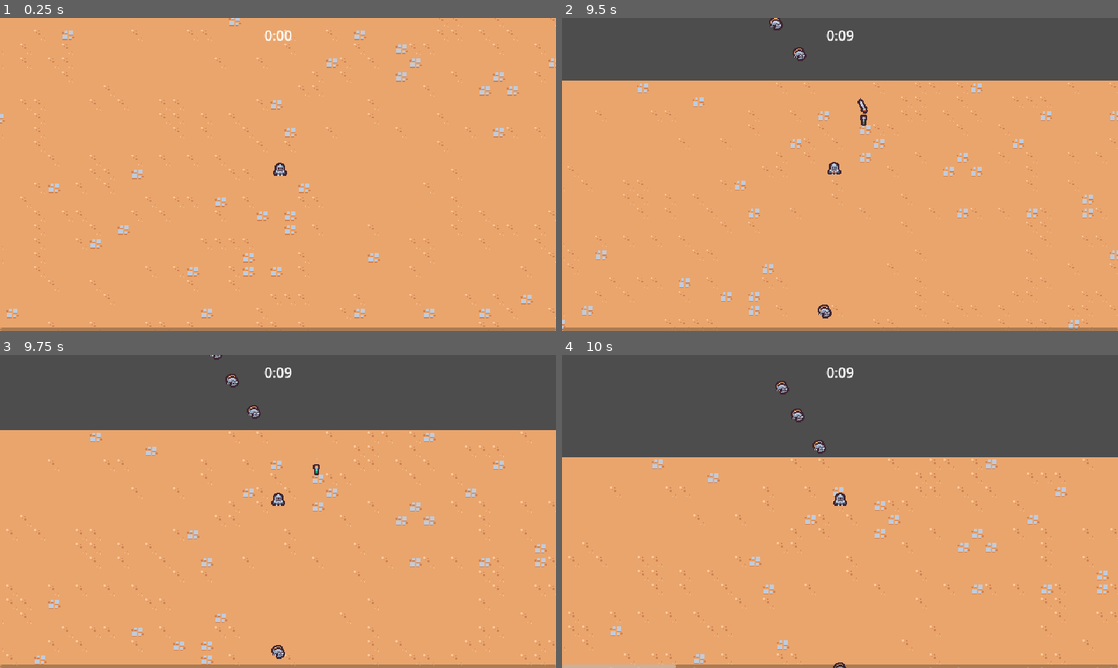
Above: before the commit, frames 1-4 (two rows, left to right).
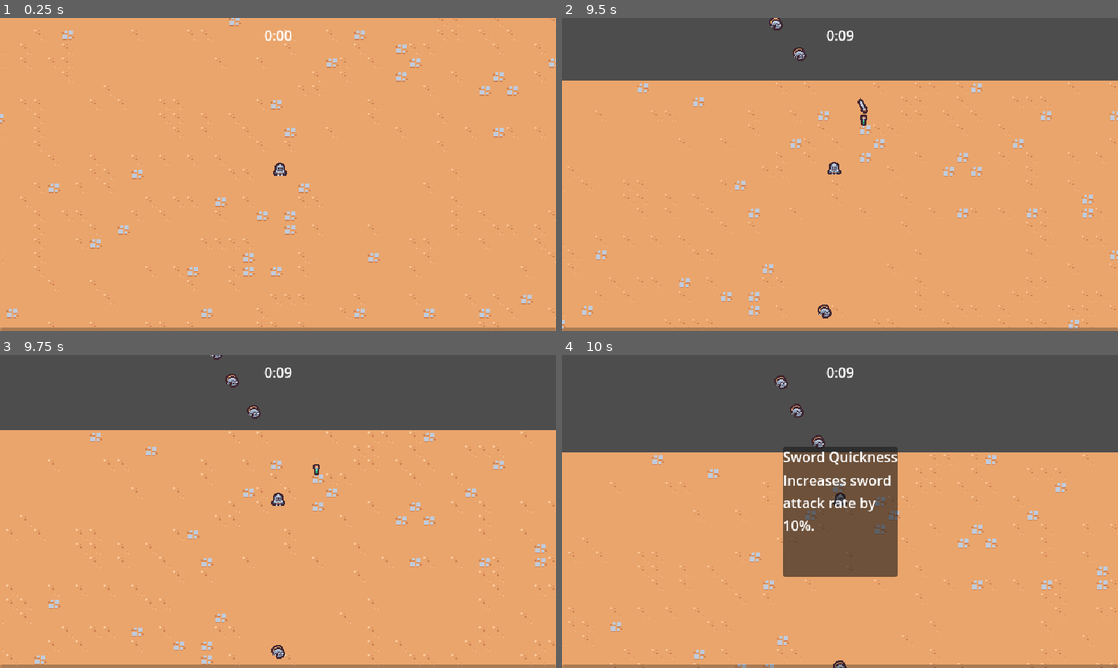
Above: after the commit, the same moments.

Repository: MumAroi/learn-2d-godot
Game: Godot game, scene res://scenes/main/main.tscn
Same seed, same stepped clock (60 frames per second), same inputs: the game is played once before the commit and once after it.
Inputs:
- Up to frame 1 (0.25 s): no input
- Up to frame 2 (9.5 s): hold W (move_up) 0.53-2.03 s; hold A (move_left) 2.03-3.53 s; hold S (move_down) 3.53-4.28 s; hold D (move_right) 4.28-5.03 s; hold W (move_up) 5.03-5.78 s; hold D (move_right) 5.78-8.03 s; hold S (move_down) 8.03-8.78 s; hold A (move_left) from 8.78 s (still down)
- Up to frame 3 (9.75 s): release A (move_left) at 9.53 s; hold W (move_up) from 9.53 s (still down)
- Up to frame 4 (10 s): keep holding W (move_up)

Frames 1-3 are identical in both runs. In frame 4, 12% of the frame differs, in the area x 0-100%, y 6-100%.

Commit message:
✨ feat: ability scene

Diff:
--- a/resources/upgrades/sword_rate.tres
+++ b/resources/upgrades/sword_rate.tres
@@ -1,3 +1,9 @@
-[gd_resource type="Resource" format=3 uid="uid://bybs3l3b5yrwg"]
+[gd_resource type="Resource" script_class="AbilityUpgrade" load_steps=2 format=3 uid="uid://bybs3l3b5yrwg"]
+
+[ext_resource type="Script" path="res://resources/upgrades/ability_upgrade.gd" id="1_lyr3t"]
 
 [resource]
+script = ExtResource("1_lyr3t")
+id = "sword_rate"
+name = "Sword Quickness"
+description = "Increases sword attack rate by 10%."
--- a/scenes/manager/experience_manager.gd
+++ b/scenes/manager/experience_manager.gd
@@ -7,7 +7,7 @@
 
 var current_experience = 0
 var current_level = 1
-var target_experience = 5
+var target_experience = 1
 
 func _ready() -> void:
 	GameEvents.experience_vial_colleted.connect(on_experience_vial_collected)
--- a/scenes/manager/upgrade_manager.gd
+++ b/scenes/manager/upgrade_manager.gd
@@ -2,6 +2,7 @@
 
 @export var upgrade_pool: Array[AbilityUpgrade]
 @export var experience_manager: Node
+@export var upgrade_screen_scene: PackedScene
 
 var current_upgrades = {}
 
@@ -13,13 +14,16 @@
 	if chosen_upgrade == null:
 		return
 
-	var has_upgrade = current_upgrades.has(chosen_upgrade.id)
+	var upgrade_screen_instance = upgrade_screen_scene.instantiate()
+	add_child(upgrade_screen_instance)
+	upgrade_screen_instance.set_ability_upgrades([chosen_upgrade] as Array[AbilityUpgrade])
+
+func apply_upgrade(upgrade: AbilityUpgrade):
+	var has_upgrade = current_upgrades.has(upgrade.id)
 	if !has_upgrade:
-		current_upgrades[chosen_upgrade.id] = {
-			"resource": chosen_upgrade,
+		current_upgrades[upgrade.id] = {
+			"resource": upgrade,
 			"quantity": 1
 		}
 	else:
-		current_upgrades[chosen_upgrade.id]["quantity"] += 1
-
-	print(current_upgrades)
+		current_upgrades[upgrade.id]["quantity"] += 1
--- a/scenes/manager/upgrade_manager.tscn
+++ b/scenes/manager/upgrade_manager.tscn
@@ -1,9 +1,11 @@
-[gd_scene load_steps=4 format=3 uid="uid://hm2gaab4yjl3"]
+[gd_scene load_steps=5 format=3 uid="uid://hm2gaab4yjl3"]
 
 [ext_resource type="Script" path="res://scenes/manager/upgrade_manager.gd" id="1_ev4wu"]
 [ext_resource type="Script" path="res://resources/upgrades/ability_upgrade.gd" id="2_xmgeu"]
 [ext_resource type="Resource" uid="uid://bybs3l3b5yrwg" path="res://resources/upgrades/sword_rate.tres" id="3_c3020"]
+[ext_resource type="PackedScene" uid="uid://cnlgps7aha6aw" path="res://scenes/ui/upgrade_screen.tscn" id="4_u5d8d"]
 
 [node name="UpgradeManager" type="Node"]
 script = ExtResource("1_ev4wu")
 upgrade_pool = Array[ExtResource("2_xmgeu")]([ExtResource("3_c3020")])
+upgrade_screen_scene = ExtResource("4_u5d8d")
--- /dev/null
+++ b/scenes/ui/ability_upgrade_card.gd
@@ -0,0 +1,8 @@
+extends PanelContainer
+
+@onready var name_label: Label = $%NameLabel
+@onready var description_label: Label = $%DescriptLabel
+
+func set_ability_upgrade(upgrade: AbilityUpgrade):
+	name_label.text = upgrade.name
+	description_label.text = upgrade.description
--- /dev/null
+++ b/scenes/ui/ability_upgrade_card.tscn
@@ -0,0 +1,21 @@
+[gd_scene load_steps=2 format=3 uid="uid://dqluakgk8h311"]
+
+[ext_resource type="Script" path="res://scenes/ui/ability_upgrade_card.gd" id="1_gy17x"]
+
+[node name="AbilityUpgradeCard" type="PanelContainer"]
+custom_minimum_size = Vector2(120, 150)
+script = ExtResource("1_gy17x")
+
+[node name="VBoxContainer" type="VBoxContainer" parent="."]
+layout_mode = 2
+
+[node name="NameLabel" type="Label" parent="VBoxContainer"]
+unique_name_in_owner = true
+layout_mode = 2
+text = "Test Name"
+
+[node name="DescriptLabel" type="Label" parent="VBoxContainer"]
+unique_name_in_owner = true
+layout_mode = 2
+text = "Write some description here  as you writre a long description"
+autowrap_mode = 2
--- /dev/null
+++ b/scenes/ui/upgrade_screen.gd
@@ -0,0 +1,13 @@
+extends CanvasLayer
+
+@export var upgrade_card_scene: PackedScene
+@onready var card_container: HBoxContainer = $%CardContainer
+
+func _ready() -> void:
+	get_tree().paused = true
+
+func set_ability_upgrades(upgrades: Array[AbilityUpgrade]):
+	for upgrade in upgrades:
+		var card_instance = upgrade_card_scene.instantiate()
+		card_container.add_child(card_instance)
+		card_instance.set_ability_upgrade(upgrade)
--- /dev/null
+++ b/scenes/ui/upgrade_screen.tscn
@@ -0,0 +1,22 @@
+[gd_scene load_steps=3 format=3 uid="uid://cnlgps7aha6aw"]
+
+[ext_resource type="PackedScene" uid="uid://dqluakgk8h311" path="res://scenes/ui/ability_upgrade_card.tscn" id="1_lm4qn"]
+[ext_resource type="Script" path="res://scenes/ui/upgrade_screen.gd" id="1_ylwjj"]
+
+[node name="UpgradeScreen" type="CanvasLayer"]
+process_mode = 3
+script = ExtResource("1_ylwjj")
+upgrade_card_scene = ExtResource("1_lm4qn")
+
+[node name="MarginContainer" type="MarginContainer" parent="."]
+anchors_preset = 15
+anchor_right = 1.0
+anchor_bottom = 1.0
+grow_horizontal = 2
+grow_vertical = 2
+
+[node name="CardContainer" type="HBoxContainer" parent="MarginContainer"]
+unique_name_in_owner = true
+layout_mode = 2
+size_flags_horizontal = 4
+size_flags_vertical = 4
